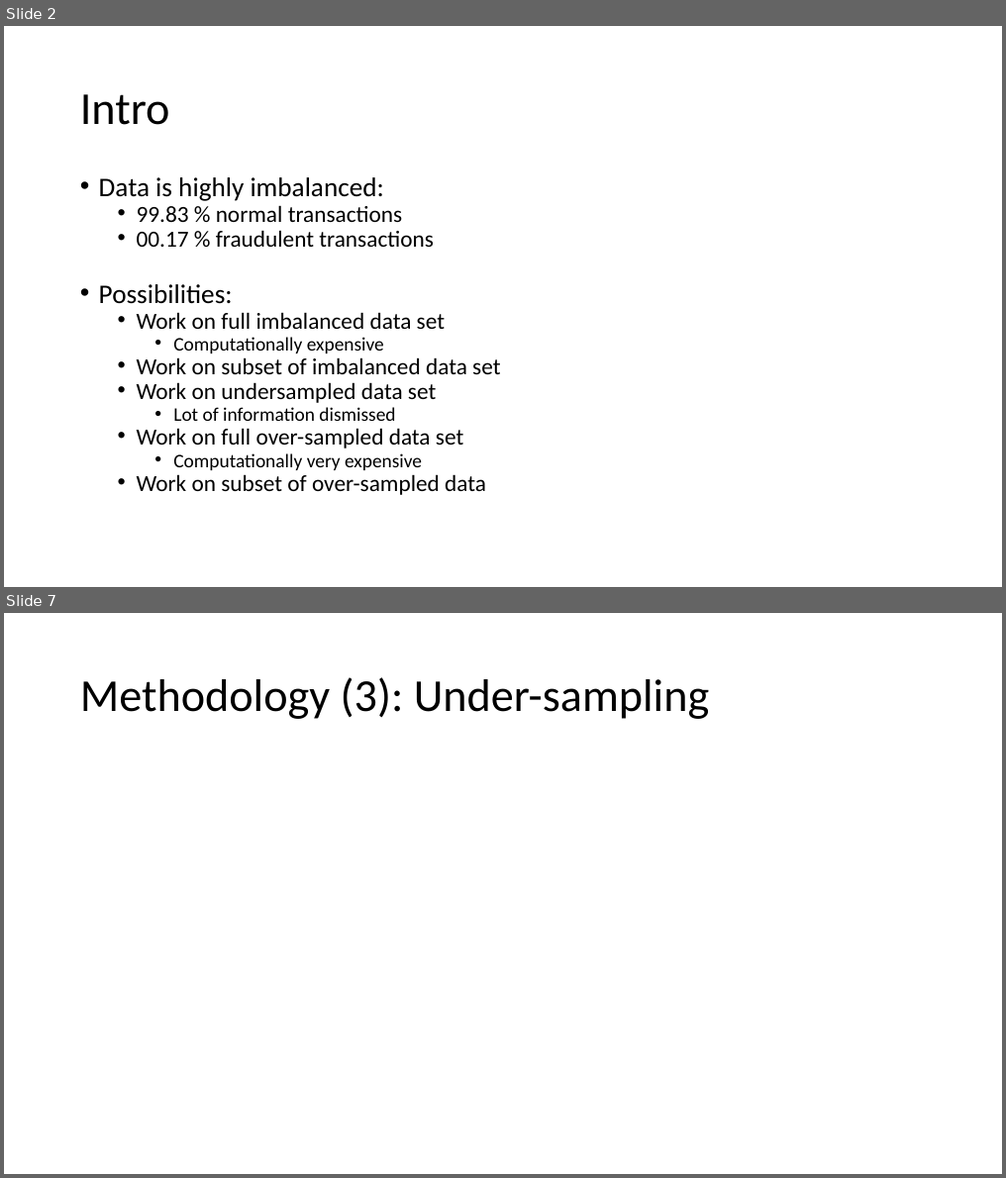
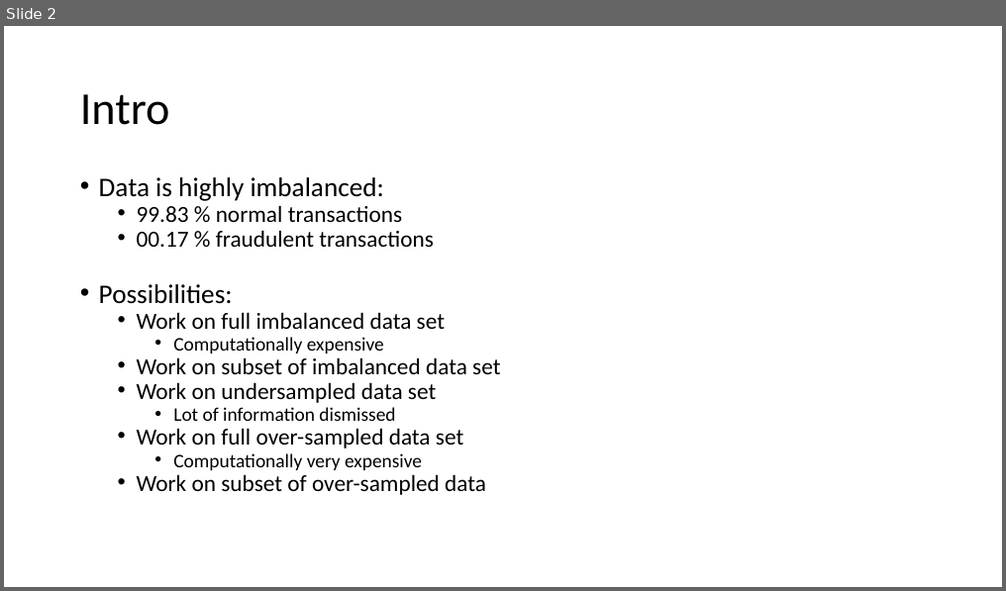
Before and after one commit to janedoesrepo/Autoencoder-ImbalancedCreditData, a slide deck: reports/presentation_draft_v1.pptx. Shown one above the other, each under a label of ours: slides 2 and 7 before the commit, slide 2 after it; the slides between them are not shown. The pictures are 1006x1178 and 1006x591 pixels, drawn with LibreOffice and Linux fonts; fonts in the diff are those of the drawing. Boxes give left, top, right and bottom in pixels: in the first picture for what was removed or moved away, otherwise in the second. Text is boxed around its words. In the diff, an @@ line names an element or a change of style, - is before the commit and + after.

```diff
--- a/reports/presentation_draft_v1.pptx
+++ b/reports/presentation_draft_v1.pptx
@@ slide 7 removed at box(4, 613, 1002, 1174), background #FFFFFF @@
@@ title removed at box(80, 677, 709, 719) @@
-Methodology (3): Under-sampling
```
Also in this commit, not shown: 4 slides changed, 1 slide added, 5 other files.
